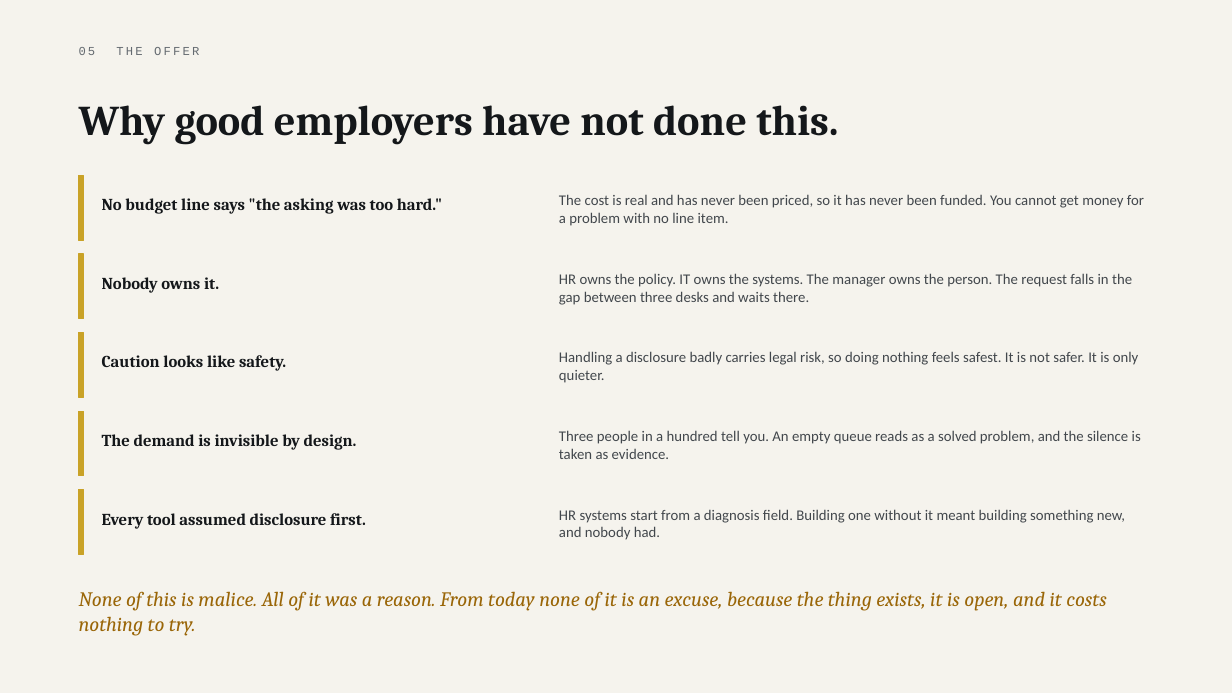
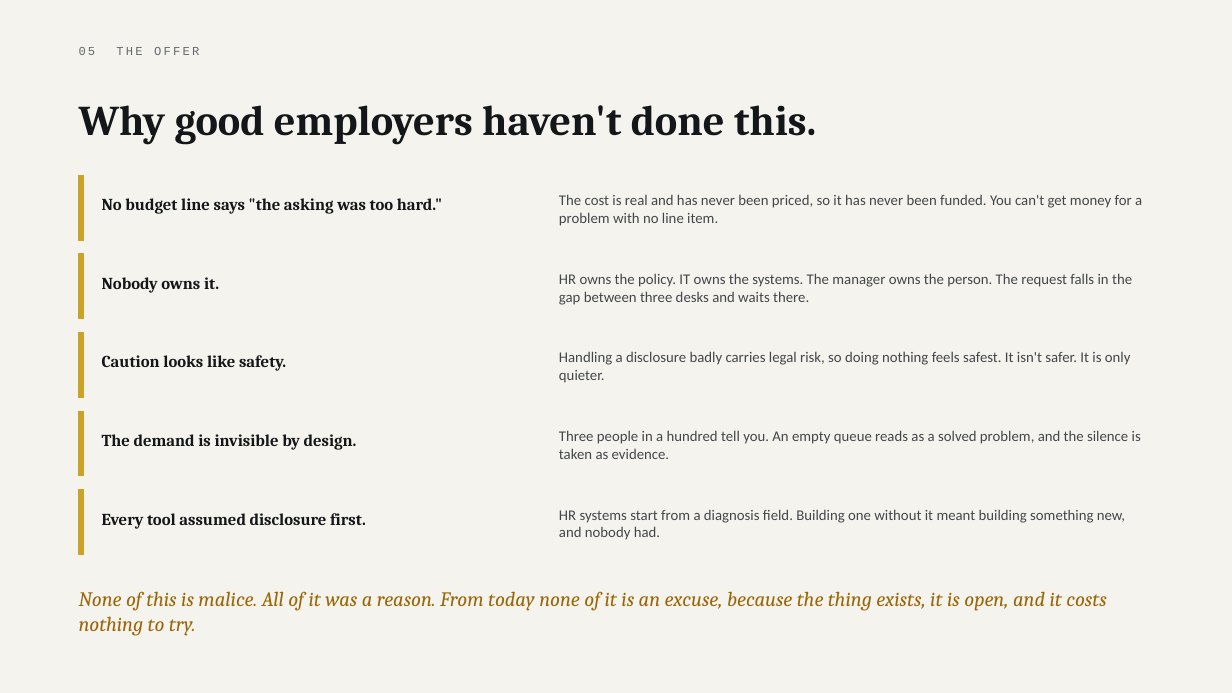
Before and after one commit to parthsevak2/curb-cut, a slide deck: slide 28 of submission/Curb-Cut.pptx. Drawn at 1232x693 pixels with LibreOffice and Linux fonts; fonts in the diff are those of the drawing. Boxes give left, top, right and bottom in pixels: in the first picture for what was removed or moved away, otherwise in the second. Text is boxed around its words. In the diff, an @@ line names an element or a change of style, - is before the commit and + after.

```diff
--- a/submission/Curb-Cut.pptx
+++ b/submission/Curb-Cut.pptx
@@ text at [79,105,816,145]: text changed @@
-Why good employers have not done this.
+Why good employers haven't done this.
@@ text at [559,194,1142,226]: text changed @@
-The cost is real and has never been priced, so it has never been funded. You cannot get money for a problem with no line item.
+The cost is real and has never been priced, so it has never been funded. You can't get money for a problem with no line item.
@@ text at [559,351,1131,383]: text changed @@
-Handling a disclosure badly carries legal risk, so doing nothing feels safest. It is not safer. It is only quieter.
+Handling a disclosure badly carries legal risk, so doing nothing feels safest. It isn't safer. It is only quieter.
```
Also in this commit, not shown: 20 other slides changed, 2 other files.
